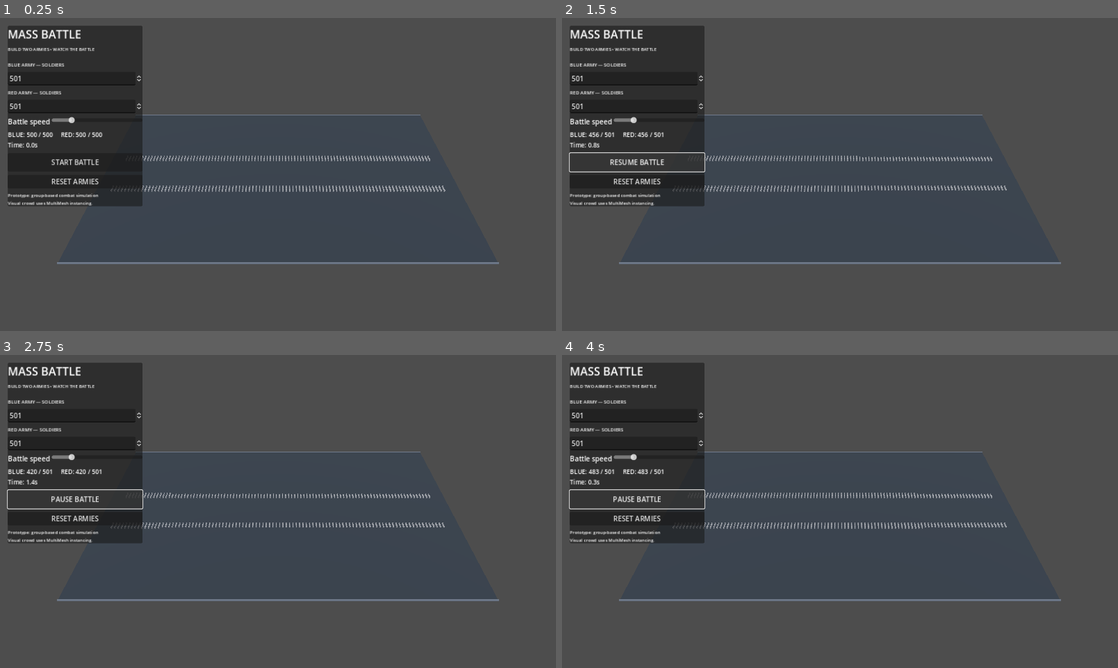
Above: before the commit, frames 1-4 (two rows, left to right).
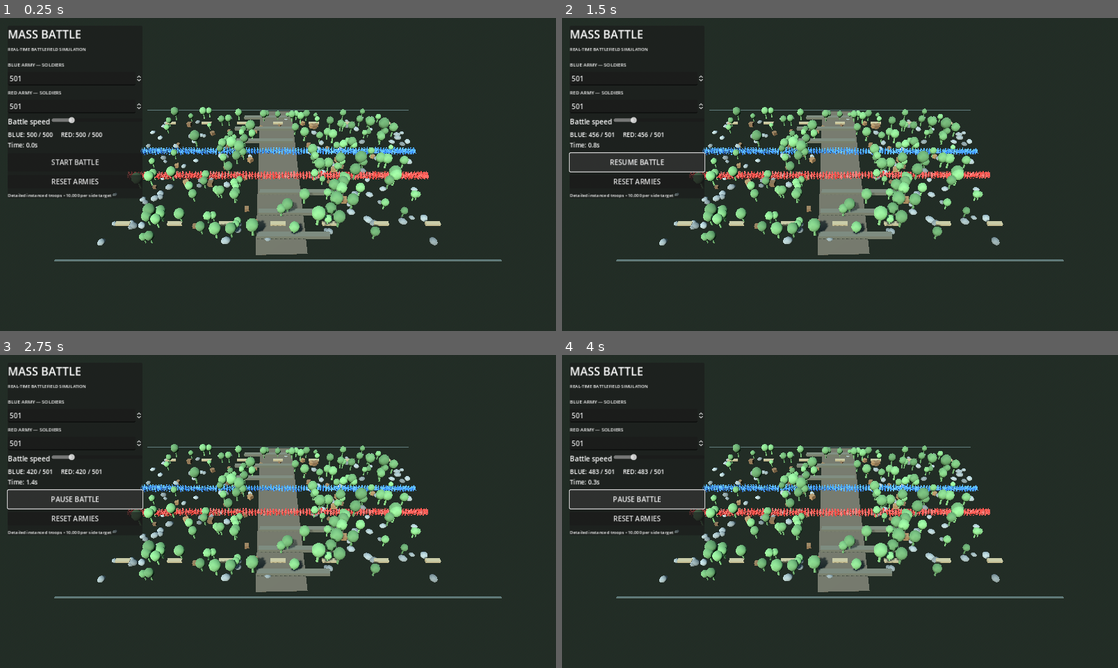
Above: after the commit, the same moments.

Repository: uchihabaha05-del/Free-Fire
Game: Godot game, scene res://main.tscn
Two runs of this game, one before a commit and one after it. Both use one fixed random seed, a clock stepped at 60 frames per second and the inputs below.
Inputs:
- Up to frame 1 (0.25 s): no input
- Up to frame 2 (1.5 s): click "START BATTLE" at 0.5 s; click "PAUSE BATTLE" at 1.25 s
- Up to frame 3 (2.75 s): click "RESUME BATTLE" at 2 s
- Up to frame 4 (4 s): click "RESET ARMIES" at 2.75 s; click "START BATTLE" at 3.5 s

The runs differ from the first frame. In frame 1, 86% of the frame differs, in the area x 0-100%, y 0-100%; in frame 2, 86%; in frame 3, 86%; in frame 4, 86%.

Commit message:
Upgrade battlefield terrain and soldier visuals

Diff:
--- a/scripts/main.gd
+++ b/scripts/main.gd
@@ -1,11 +1,13 @@
 extends Node3D
 
-# MASS BATTLE: lightweight crowd-rendering and group-combat prototype.
-# Visual soldiers are GPU-instanced; combat is currently simulated in groups.
+# MASS BATTLE — visual battlefield upgrade.
+# Large crowds remain GPU-instanced so the scene can scale on mobile.
 
 const MAX_UNITS := 10000
-const FIELD_WIDTH := 90.0
-const FIELD_DEPTH := 54.0
+const FIELD_WIDTH := 110.0
+const FIELD_DEPTH := 72.0
+const TERRAIN_X := 100
+const TERRAIN_Z := 68
 
 var team_a_count := 500
 var team_b_count := 500
@@ -24,7 +26,6 @@
 var b_spin: SpinBox
 var speed_slider: HSlider
 var start_button: Button
-var reset_button: Button
 
 func _ready() -> void:
     rng.randomize()
@@ -38,48 +39,195 @@
     var env := WorldEnvironment.new()
     var environment := Environment.new()
     environment.background_mode = Environment.BG_SKY
-    environment.ambient_light_source = Environment.AMBIENT_SOURCE_COLOR
-    environment.ambient_light_color = Color(0.62, 0.68, 0.78)
-    environment.ambient_light_energy = 0.8
+    var sky := Sky.new()
+    var sky_material := ProceduralSkyMaterial.new()
+    sky_material.sky_top_color = Color(0.19, 0.31, 0.43)
+    sky_material.sky_horizon_color = Color(0.66, 0.72, 0.76)
+    sky_material.ground_bottom_color = Color(0.12, 0.15, 0.13)
+    sky_material.ground_horizon_color = Color(0.48, 0.52, 0.48)
+    sky.sky_material = sky_material
+    environment.sky = sky
+    environment.ambient_light_source = Environment.AMBIENT_SOURCE_SKY
+    environment.ambient_light_energy = 0.65
+    environment.tonemap_mode = Environment.TONE_MAPPER_FILMIC
+    environment.tonemap_exposure = 1.05
     env.environment = environment
     add_child(env)
 
     var sun := DirectionalLight3D.new()
-    sun.rotation_degrees = Vector3(-55, -25, 0)
-    sun.light_energy = 1.4
+    sun.rotation_degrees = Vector3(-48, -28, 0)
+    sun.light_energy = 1.25
+    sun.shadow_enabled = true
     add_child(sun)
 
-    var ground := MeshInstance3D.new()
-    var plane := PlaneMesh.new()
-    plane.size = Vector2(FIELD_WIDTH, FIELD_DEPTH)
-    ground.mesh = plane
-    var ground_mat := StandardMaterial3D.new()
-    ground_mat.albedo_color = Color(0.16, 0.19, 0.22)
-    ground_mat.roughness = 1.0
-    ground.material_override = ground_mat
-    ground.position.y = -0.15
-    add_child(ground)
-
-    _add_box(Vector3(0.12, 0.03, FIELD_DEPTH), Vector3(0, 0.01, 0), Color(0.9, 0.9, 0.9, 0.45))
-    _add_box(Vector3(FIELD_WIDTH, 0.2, 0.25), Vector3(0, 0.0, -FIELD_DEPTH / 2), Color(0.35, 0.38, 0.42))
-    _add_box(Vector3(FIELD_WIDTH, 0.2, 0.25), Vector3(0, 0.0, FIELD_DEPTH / 2), Color(0.35, 0.38, 0.42))
-
+    _create_terrain()
+    _create_battlefield_details()
+    _create_camera()
+
+func _create_terrain() -> void:
+    var noise := FastNoiseLite.new()
+    noise.seed = 4812
+    noise.frequency = 0.035
+    noise.fractal_octaves = 3
+
+    var surface := SurfaceTool.new()
+    surface.begin(Mesh.PRIMITIVE_TRIANGLES)
+    var step_x := FIELD_WIDTH / float(TERRAIN_X)
+    var step_z := FIELD_DEPTH / float(TERRAIN_Z)
+
+    for z in range(TERRAIN_Z):
+        for x in range(TERRAIN_X):
+            var x0 := -FIELD_WIDTH * 0.5 + float(x) * step_x
+            var x1 := x0 + step_x
+            var z0 := -FIELD_DEPTH * 0.5 + float(z) * step_z
+            var z1 := z0 + step_z
+            var p00 := Vector3(x0, _terrain_height(noise, x0, z0), z0)
+            var p10 := Vector3(x1, _terrain_height(noise, x1, z0), z0)
+            var p01 := Vector3(x0, _terrain_height(noise, x0, z1), z1)
+            var p11 := Vector3(x1, _terrain_height(noise, x1, z1), z1)
+            _add_terrain_vertex(surface, p00, Vector2(float(x) / TERRAIN_X, float(z) / TERRAIN_Z))
+            _add_terrain_vertex(surface, p01, Vector2(float(x) / TERRAIN_X, float(z + 1) / TERRAIN_Z))
+            _add_terrain_vertex(surface, p10, Vector2(float(x + 1) / TERRAIN_X, float(z) / TERRAIN_Z))
+            _add_terrain_vertex(surface, p10, Vector2(float(x + 1) / TERRAIN_X, float(z) / TERRAIN_Z))
+            _add_terrain_vertex(surface, p01, Vector2(float(x) / TERRAIN_X, float(z + 1) / TERRAIN_Z))
+            _add_terrain_vertex(surface, p11, Vector2(float(x + 1) / TERRAIN_X, float(z + 1) / TERRAIN_Z))
+
+    surface.generate_normals()
+    var terrain := MeshInstance3D.new()
+    terrain.mesh = surface.commit()
+    terrain.material_override = _make_ground_material()
+    add_child(terrain)
+
+func _terrain_height(noise: FastNoiseLite, x: float, z: float) -> float:
+    var edge_falloff := clampf(1.0 - absf(z) / (FIELD_DEPTH * 0.62), 0.0, 1.0)
+    return noise.get_noise_2d(x, z) * 1.35 * edge_falloff
+
+func _add_terrain_vertex(surface: SurfaceTool, point: Vector3, uv: Vector2) -> void:
+    surface.set_uv(uv)
+    surface.add_vertex(point)
+
+func _make_ground_material() -> StandardMaterial3D:
+    var image := Image.create(256, 256, false, Image.FORMAT_RGB8)
+    var noise := FastNoiseLite.new()
+    noise.seed = 771
+    noise.frequency = 0.055
+    for y in range(256):
+        for x in range(256):
+            var n := noise.get_noise_2d(float(x), float(y))
+            var fleck := rng.randf_range(-0.035, 0.035)
+            var shade := clampf(0.5 + n * 0.34 + fleck, 0.0, 1.0)
+            var color := Color(0.19 + shade * 0.12, 0.22 + shade * 0.14, 0.13 + shade * 0.08)
+            image.set_pixel(x, y, color)
+    var texture := ImageTexture.create_from_image(image)
+    var material := StandardMaterial3D.new()
+    material.albedo_texture = texture
+    material.roughness = 1.0
+    material.uv1_scale = Vector3(13.0, 13.0, 1.0)
+    return material
+
+func _create_battlefield_details() -> void:
+    _add_box(Vector3(FIELD_WIDTH, 0.16, 0.35), Vector3(0, -0.25, -FIELD_DEPTH * 0.5), Color(0.22, 0.25, 0.22))
+    _add_box(Vector3(FIELD_WIDTH, 0.16, 0.35), Vector3(0, -0.25, FIELD_DEPTH * 0.5), Color(0.22, 0.25, 0.22))
+
+    # Worn dirt road through the centre of the battlefield.
+    var road := _add_box(Vector3(13.0, 0.035, FIELD_DEPTH - 3.0), Vector3(0, 0.04, 0), Color(0.28, 0.25, 0.19))
+    road.rotation_degrees.y = 1.5
+
+    # Defensive earth berms and sandbag barricades.
+    for side in [-1, 1]:
+        for row in range(3):
+            var z := float(side) * (13.0 + float(row) * 8.0)
+            _add_box(Vector3(25.0 - float(row) * 3.0, 1.05, 1.6), Vector3(float(side) * (7.0 - float(row) * 1.5), 0.45, z), Color(0.30, 0.29, 0.23))
+        for i in range(7):
+            var x := -42.0 + float(i) * 14.0
+            _add_box(Vector3(4.0, 0.72, 1.0), Vector3(x, 0.34, float(side) * 25.0), Color(0.49, 0.43, 0.31))
+
+    _add_scatter(_make_tree_mesh(), 145, 43.0, 31.0, 0.0, Color(0.30, 0.43, 0.25), true)
+    _add_scatter(_make_rock_mesh(), 110, 49.0, 31.0, 0.0, Color(0.38, 0.39, 0.36), false)
+    _add_scatter(_make_crate_mesh(), 42, 38.0, 26.0, 0.0, Color(0.39, 0.29, 0.18), false)
+
+func _create_camera() -> void:
     var camera := Camera3D.new()
-    camera.position = Vector3(0, 62, 67)
-    camera.rotation_degrees = Vector3(-43, 0, 0)
+    camera.position = Vector3(0, 66, 78)
+    camera.rotation_degrees = Vector3(-42, 0, 0)
     camera.current = true
-    camera.fov = 48
+    camera.fov = 54
+    camera.far = 220.0
     add_child(camera)
 
-func _add_box(size: Vector3, pos: Vector3, color: Color) -> void:
+func _add_box(size: Vector3, pos: Vector3, color: Color) -> MeshInstance3D:
     var node := MeshInstance3D.new()
     var mesh := BoxMesh.new()
     mesh.size = size
     node.mesh = mesh
-    var mat := StandardMaterial3D.new()
-    mat.albedo_color = color
-    node.material_override = mat
+    var material := StandardMaterial3D.new()
+    material.albedo_color = color
+    material.roughness = 0.92
+    node.material_override = material
     node.position = pos
+    add_child(node)
+    return node
+
+func _make_tree_mesh() -> Mesh:
+    var surface := SurfaceTool.new()
+    surface.begin(Mesh.PRIMITIVE_TRIANGLES)
+    var trunk := CylinderMesh.new()
+    trunk.top_radius = 0.16
+    trunk.bottom_radius = 0.25
+    trunk.height = 2.5
+    _append_part(surface, trunk, Vector3(0, 1.25, 0), Vector3.ONE, Vector3.ZERO)
+    var crown := SphereMesh.new()
+    crown.radius = 1.15
+    crown.height = 2.3
+    _append_part(surface, crown, Vector3(0, 2.9, 0), Vector3(1.0, 1.15, 1.0), Vector3.ZERO)
+    var mesh := surface.commit()
+    return mesh
+
+func _make_rock_mesh() -> Mesh:
+    var surface := SurfaceTool.new()
+    surface.begin(Mesh.PRIMITIVE_TRIANGLES)
+    var rock := SphereMesh.new()
+    rock.radius = 1.0
+    rock.height = 1.7
+    _append_part(surface, rock, Vector3.ZERO, Vector3(1.0, 0.65, 0.8), Vector3(0.2, 0.4, 0.1))
+    return surface.commit()
+
+func _make_crate_mesh() -> Mesh:
+    var surface := SurfaceTool.new()
+    surface.begin(Mesh.PRIMITIVE_TRIANGLES)
+    var crate := BoxMesh.new()
+    crate.size = Vector3(1.25, 1.15, 1.25)
+    _append_part(surface, crate, Vector3.ZERO, Vector3.ONE, Vector3.ZERO)
+    return surface.commit()
+
+func _append_part(surface: SurfaceTool, mesh: Mesh, position: Vector3, scale: Vector3, rotation: Vector3) -> void:
+    var transform := Transform3D(Basis.from_euler(rotation).scaled(scale), position)
+    surface.append_from(mesh, 0, transform)
+
+func _add_scatter(mesh: Mesh, count: int, range_x: float, range_z: float, y: float, base_color: Color, trees: bool) -> void:
+    var multimesh := MultiMesh.new()
+    multimesh.transform_format = MultiMesh.TRANSFORM_3D
+    multimesh.use_colors = true
+    multimesh.mesh = mesh
+    multimesh.instance_count = count
+    for i in range(count):
+        var x := rng.randf_range(-range_x, range_x)
+        var z := rng.randf_range(-range_z, range_z)
+        if absf(x) < 9.0 and absf(z) < 17.0:
+            x += signf(x if x != 0.0 else 1.0) * 12.0
+        var scale := rng.randf_range(0.72, 1.32)
+        if trees:
+            scale *= rng.randf_range(0.85, 1.25)
+        var rotation := Basis(Vector3.UP, rng.randf_range(0.0, TAU))
+        multimesh.set_instance_transform(i, Transform3D(rotation.scaled(Vector3.ONE * scale), Vector3(x, y, z)))
+        multimesh.set_instance_color(i, base_color * rng.randf_range(0.82, 1.18))
+    var node := MultiMeshInstance3D.new()
+    node.multimesh = multimesh
+    var material := StandardMaterial3D.new()
+    material.albedo_color = Color.WHITE
+    material.vertex_color_use_as_albedo = true
+    material.roughness = 1.0
+    node.material_override = material
     add_child(node)
 
 func _build_ui() -> void:
@@ -101,11 +249,11 @@
     column.add_child(title)
 
     var subtitle := Label.new()
-    subtitle.text = "BUILD TWO ARMIES • WATCH THE BATTLE"
+    subtitle.text = "REAL-TIME BATTLEFIELD SIMULATION"
     subtitle.add_theme_font_size_override("font_size", 10)
     column.add_child(subtitle)
-
     column.add_child(HSeparator.new())
+
     column.add_child(_make_label("BLUE ARMY — SOLDIERS"))
     a_spin = _make_spin(500)
     column.add_child(a_spin)
@@ -140,13 +288,13 @@
     start_button.pressed.connect(_start_battle)
     column.add_child(start_button)
 
-    reset_button = Button.new()
+    var reset_button := Button.new()
     reset_button.text = "RESET ARMIES"
     reset_button.pressed.connect(_reset_battle)
     column.add_child(reset_button)
 
     var note := Label.new()
-    note.text = "Prototype: group-based combat simulation\nVisual crowd uses MultiMesh instancing."
+    note.text = "Detailed instanced troops • 10,000 per side target"
     note.add_theme_font_size_override("font_size", 10)
     column.add_child(note)
 
@@ -166,8 +314,8 @@
     return spin
 
 func _setup_armies() -> void:
-    team_a_mesh = _create_army(Color(0.12, 0.48, 1.0), -1)
-    team_b_mesh = _create_army(Color(1.0, 0.19, 0.16), 1)
+    team_a_mesh = _create_army(Color(0.18, 0.38, 0.70), -1)
+    team_b_mesh = _create_army(Color(0.70, 0.20, 0.16), 1)
     add_child(team_a_mesh)
     add_child(team_b_mesh)
 
@@ -180,31 +328,75 @@
     multimesh.instance_count = MAX_UNITS
 
     for i in range(MAX_UNITS):
-        var columns: int = 100
-        var row: int = int(i / columns)
-        var col: int = i % columns
-        var x := (float(col) / float(columns - 1) - 0.5) * (FIELD_WIDTH - 8.0)
-        var z := side * (5.0 + float(row) * 0.38)
-        multimesh.set_instance_transform(i, Transform3D(Basis(), Vector3(x, 0.0, z)))
+        var columns := 100
+        var row := int(i / columns)
+        var col := i % columns
+        var x := (float(col) / float(columns - 1) - 0.5) * (FIELD_WIDTH - 16.0)
+        var z := float(side) * (5.5 + float(row) * 0.40)
+        var angle := 0.0 if side < 0 else PI
+        var basis := Basis(Vector3.UP, angle).scaled(Vector3.ONE * rng.randf_range(0.88, 1.08))
+        multimesh.set_instance_transform(i, Transform3D(basis, Vector3(x + rng.randf_range(-0.12, 0.12), 0.0, z + rng.randf_range(-0.12, 0.12))))
         multimesh.set_instance_color(i, color.lightened(rng.randf_range(-0.08, 0.12)))
 
     instance.multimesh = multimesh
+    var material := StandardMaterial3D.new()
+    material.albedo_color = Color.WHITE
+    material.vertex_color_use_as_albedo = true
+    material.roughness = 0.88
+    instance.material_override = material
     return instance
 
 func _make_soldier_mesh() -> Mesh:
-    var capsule := CapsuleMesh.new()
-    capsule.radius = 0.16
-    capsule.height = 0.72
-    capsule.radial_segments = 5
-    capsule.rings = 2
-    return capsule
+    var surface := SurfaceTool.new()
+    surface.begin(Mesh.PRIMITIVE_TRIANGLES)
+
+    var torso := CapsuleMesh.new()
+    torso.radius = 0.22
+    torso.height = 0.92
+    torso.radial_segments = 8
+    torso.rings = 4
+    _append_part(surface, torso, Vector3(0, 1.05, 0), Vector3(0.88, 1.0, 0.58), Vector3.ZERO)
+
+    var head := SphereMesh.new()
+    head.radius = 0.17
+    head.height = 0.34
+    _append_part(surface, head, Vector3(0, 1.72, 0.015), Vector3.ONE, Vector3.ZERO)
+
+    var helmet := SphereMesh.new()
+    helmet.radius = 0.19
+    helmet.height = 0.19
+    _append_part(surface, helmet, Vector3(0, 1.84, 0.015), Vector3(1.0, 0.58, 1.0), Vector3.ZERO)
+
+    var backpack := BoxMesh.new()
+    backpack.size = Vector3(0.28, 0.40, 0.18)
+    _append_part(surface, backpack, Vector3(0, 1.10, -0.22), Vector3.ONE, Vector3.ZERO)
+
+    var limb := CapsuleMesh.new()
+    limb.radius = 0.075
+    limb.height = 0.62
+    limb.radial_segments = 6
+    _append_part(surface, limb, Vector3(-0.25, 1.10, 0.0), Vector3.ONE, Vector3(0, 0, -0.22))
+    _append_part(surface, limb, Vector3(0.25, 1.10, 0.0), Vector3.ONE, Vector3(0, 0, 0.22))
+    _append_part(surface, limb, Vector3(-0.12, 0.38, 0.0), Vector3(0.92, 1.1, 0.92), Vector3(0, 0, -0.08))
+    _append_part(surface, limb, Vector3(0.12, 0.38, 0.0), Vector3(0.92, 1.1, 0.92), Vector3(0, 0, 0.08))
+
+    var rifle := BoxMesh.new()
+    rifle.size = Vector3(0.09, 0.10, 0.76)
+    _append_part(surface, rifle, Vector3(0.19, 1.22, 0.36), Vector3.ONE, Vector3(-0.12, 0, 0))
+    var barrel := CylinderMesh.new()
+    barrel.top_radius = 0.025
+    barrel.bottom_radius = 0.025
+    barrel.height = 0.34
+    _append_part(surface, barrel, Vector3(0.19, 1.23, 0.86), Vector3.ONE, Vector3(PI * 0.5, 0, 0))
+
+    surface.generate_normals()
+    return surface.commit()
 
 func _start_battle() -> void:
     if battle_running:
         battle_running = false
         start_button.text = "RESUME BATTLE"
         return
-
     if team_a_alive <= 0 or team_b_alive <= 0:
         _reset_battle()
     else:
@@ -214,7 +406,6 @@
             team_a_alive = team_a_count
             team_b_alive = team_b_count
             _apply_visible_counts()
-
     battle_running = true
     start_button.text = "PAUSE BATTLE"
     _refresh_ui()
@@ -237,22 +428,18 @@
 func _process(delta: float) -> void:
     if not battle_running:
         return
-
     battle_time += delta * battle_speed
     var a_power := sqrt(float(team_a_alive)) * 2.0
     var b_power := sqrt(float(team_b_alive)) * 2.0
     var damage_to_a := maxf(1.0, b_power * delta * battle_speed * 0.8)
     var damage_to_b := maxf(1.0, a_power * delta * battle_speed * 0.8)
-
     team_a_alive = maxi(0, team_a_alive - int(damage_to_a))
     team_b_alive = maxi(0, team_b_alive - int(damage_to_b))
     _apply_visible_counts()
-
     ui_refresh_timer += delta
     if ui_refresh_timer >= 0.15:
         ui_refresh_timer = 0.0
         _refresh_ui()
-
     if team_a_alive == 0 or team_b_alive == 0:
         battle_running = false
         start_button.text = "BATTLE FINISHED — RESET"
@@ -268,7 +455,6 @@
 func _refresh_ui() -> void:
     if status_label == null:
         return
-
     if not battle_running and (team_a_alive == 0 or team_b_alive == 0):
         status_label.text = _winner_text()
     else:
